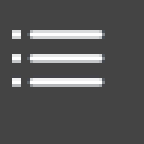
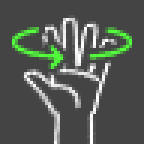
Revision of a layered 144×144 image; what changed, layer by layer:
added layer "Слой 18" above "Слой 17" over [12, 27, 132, 69]
added layer "Слой 17" above "Слой 16" over [21, 15, 120, 144]
hid "Слой 16" over [12, 15, 123, 111]
